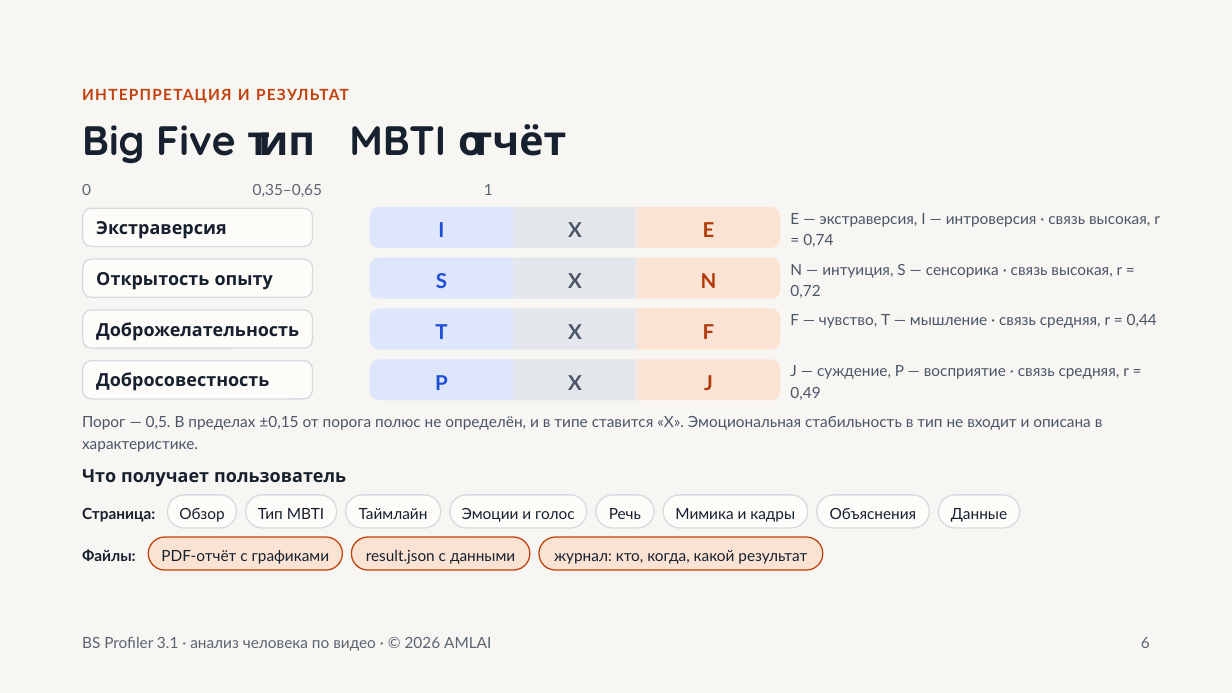
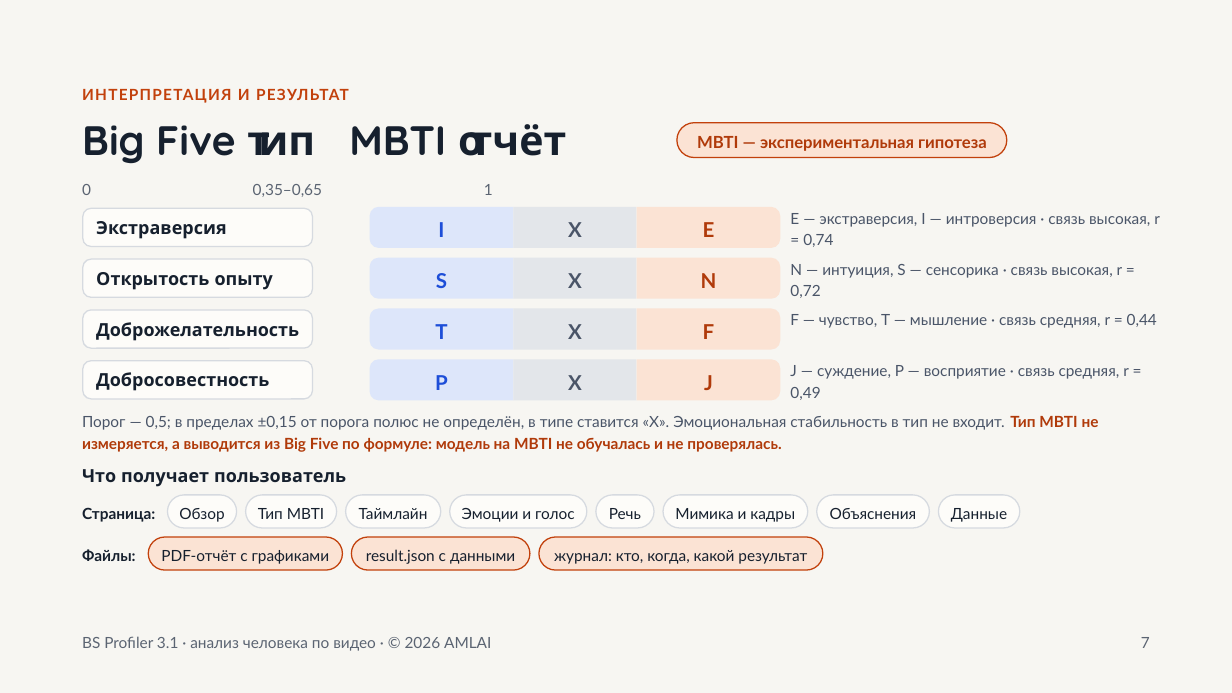
Before and after one commit to AML1969/bigfive-video, a slide deck: slide 7 of bs3-studio/docs/BS_Profiler_3.1_презентация.pptx (slide 6 before the commit). Drawn at 1232x693 pixels with LibreOffice and Linux fonts; fonts in the diff are those of the drawing; background and template pictures are left out. Boxes give left, top, right and bottom in pixels: in the first picture for what was removed or moved away, otherwise in the second. Text is boxed around its words. In the diff, an @@ line names an element or a change of style, - is before the commit and + after.

```diff
--- a/bs3-studio/docs/BS_Profiler_3.1_презентация.pptx
+++ b/bs3-studio/docs/BS_Profiler_3.1_презентация.pptx
@@ rounded rectangle added at (x1=677, y1=123, x2=1007, y2=158), fill #FBE3D4, outline #C2410C 1 pt, 13 pt, text #B03A0A, bold @@
+MBTI — экспериментальная гипотеза
@@ text at (x1=82, y1=416, x2=1099, y2=452): text changed @@
-Порог — 0,5. В пределах ±0,15 от порога полюс не определён, и в типе ставится «X». Эмоциональная стабильность в тип не входит и описана в характеристике.
+Порог — 0,5; в пределах ±0,15 от порога полюс не определён, в типе ставится «X». Эмоциональная стабильность в тип не входит. Тип MBTI не измеряется, а выводится из Big Five по формуле: модель на MBTI не обучалась и не проверялась.
@@ text at (x1=1141, y1=637, x2=1150, y2=648): text changed @@
-6
+7
```
Also in this commit, not shown: 9 other slides changed, 1 slide added.
